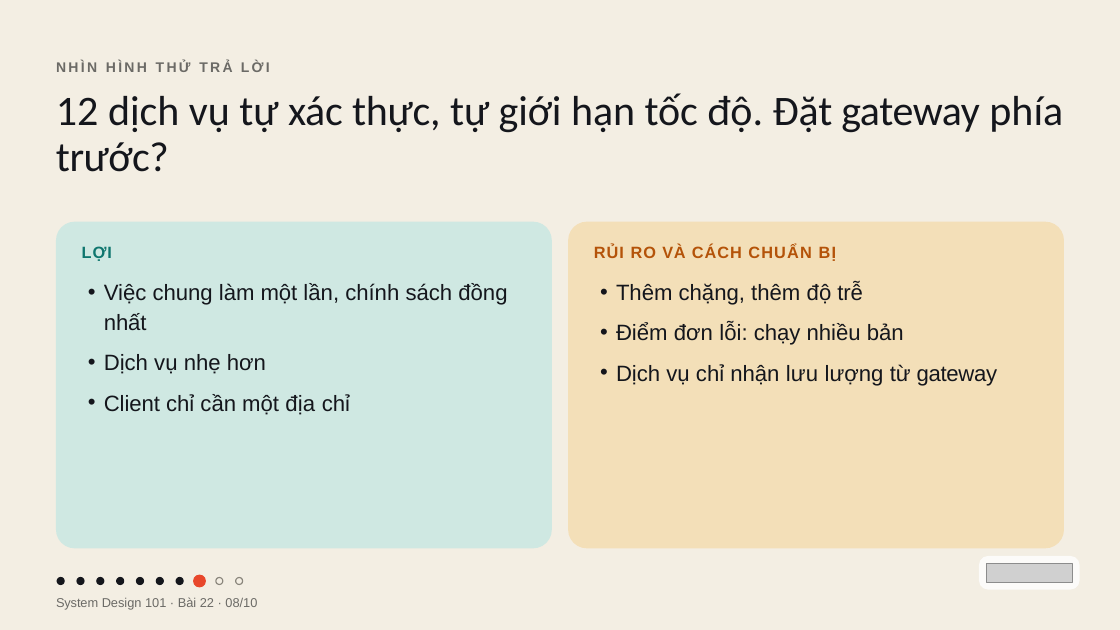
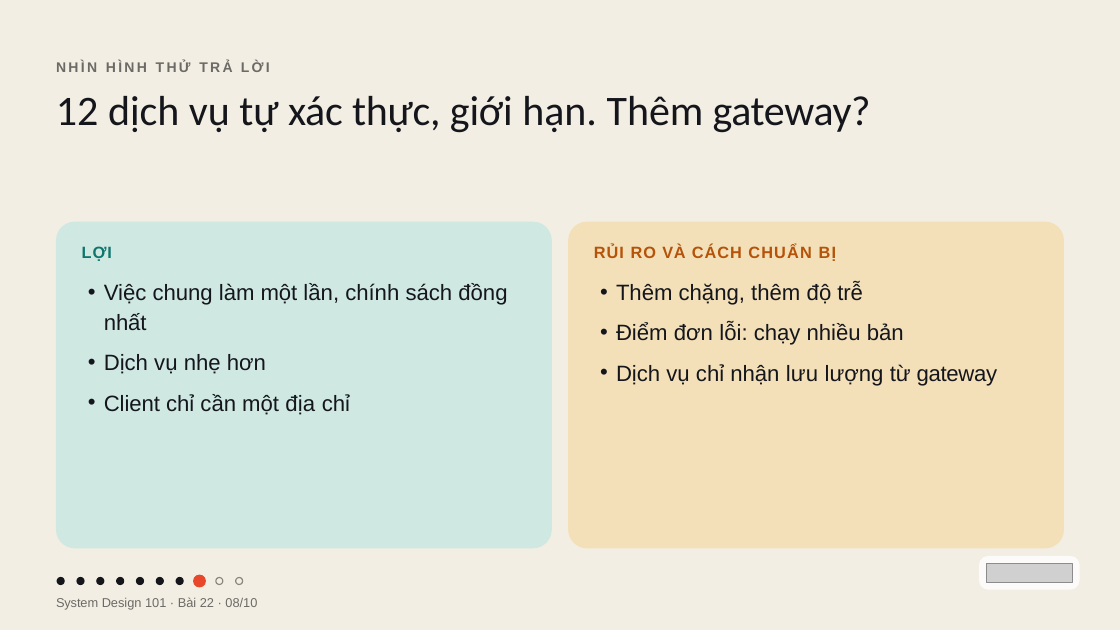
Before and after one commit to vohoailinh90/tool-marketing-studio, a slide deck: slide 8 of system-design-101/vi/lessons/sd-01-022/slides/sd-01-022.pptx. Drawn at 1120x630 pixels with LibreOffice and Linux fonts; fonts in the diff are those of the drawing; grey boxes stand for pictures. Boxes give left, top, right and bottom in pixels: in the first picture for what was removed or moved away, otherwise in the second. Text is boxed around its words. In the diff, an @@ line names an element or a change of style, - is before the commit and + after.

```diff
--- a/system-design-101/vi/lessons/sd-01-022/slides/sd-01-022.pptx
+++ b/system-design-101/vi/lessons/sd-01-022/slides/sd-01-022.pptx
@@ text at (x1=56, y1=96, x2=871, y2=133): text changed @@
-12 dịch vụ tự xác thực, tự giới hạn tốc độ. Đặt gateway phía trước?
+12 dịch vụ tự xác thực, giới hạn. Thêm gateway?
```
Also in this commit, not shown: 7 other slides changed, 4 other files.
